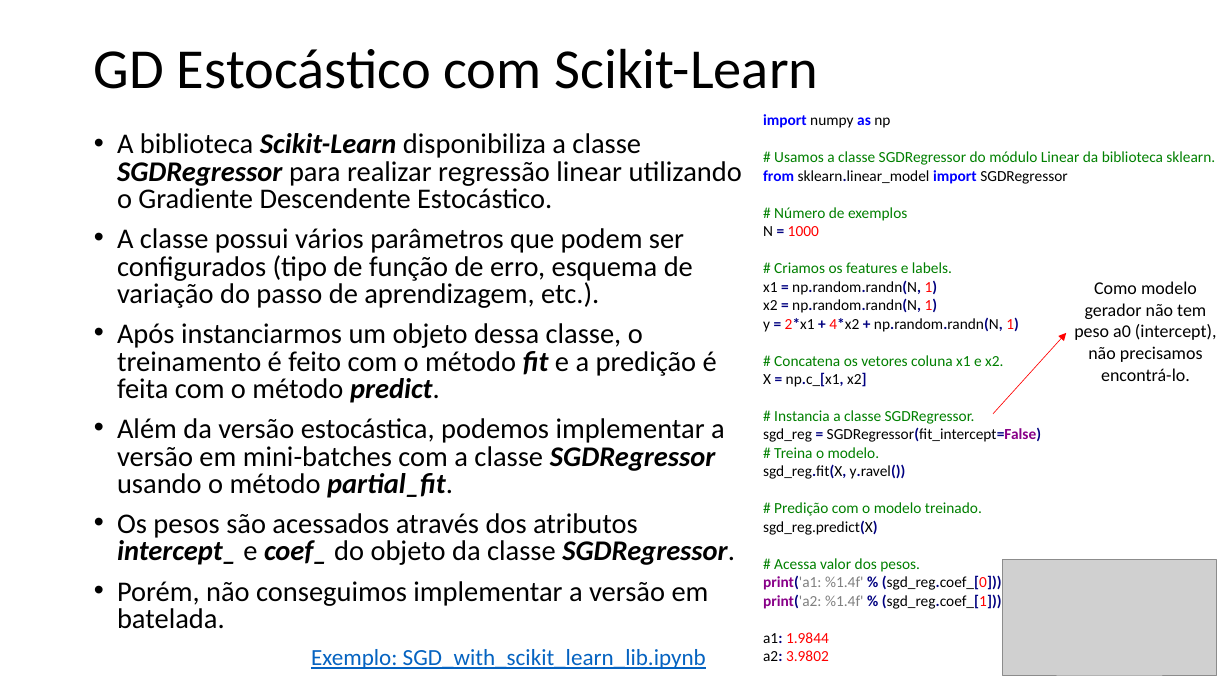
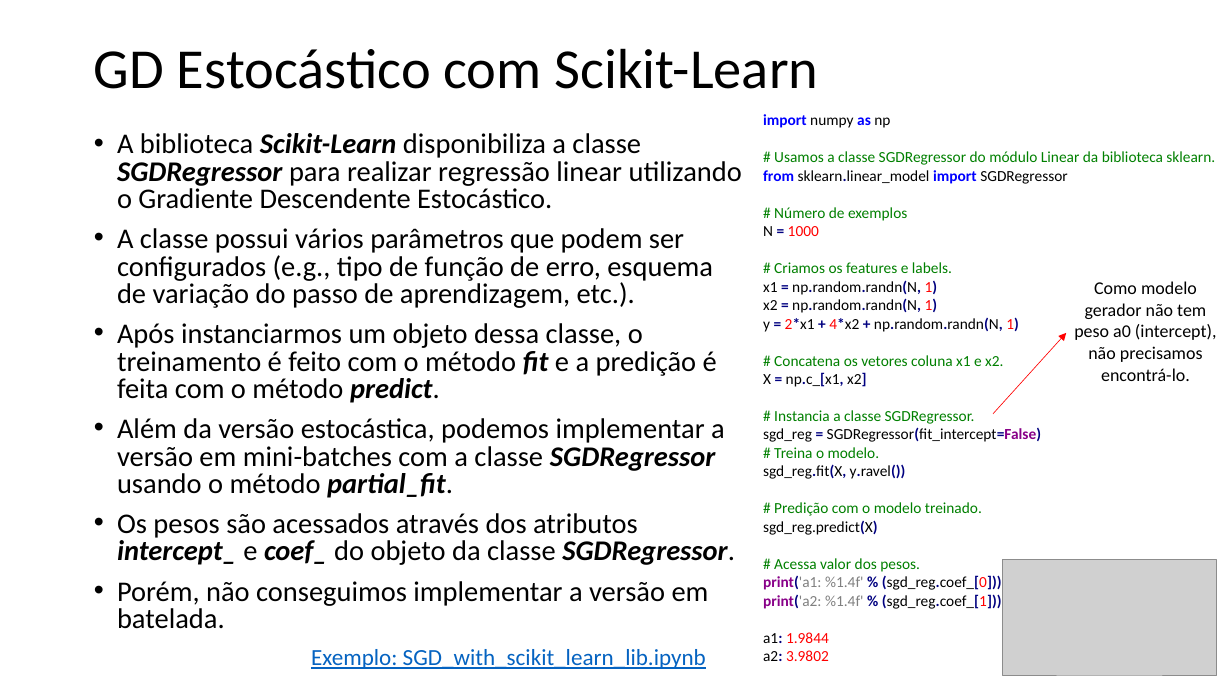
Before and after one commit to zz4fap/t319_aprendizado_de_maquina, a slide deck: slide 13 of slides/T319_Regressão_Linear (Parte II).pptx. Drawn at 1232x693 pixels with LibreOffice and Linux fonts; fonts in the diff are those of the drawing; grey boxes stand for pictures. Boxes give left, top, right and bottom in pixels: in the first picture for what was removed or moved away, otherwise in the second. Text is boxed around its words. In the diff, an @@ line names an element or a change of style, - is before the commit and + after.

```diff
--- a/slides/T319_Regressão_Linear (Parte II).pptx
+++ b/slides/T319_Regressão_Linear (Parte II).pptx
@@ text at (117, 228, 713, 308): text changed @@
-• A classe possui vários parâmetros que podem ser configurados (tipo de função de erro, esquema de variação do passo de aprendizagem, etc.).
+• A classe possui vários parâmetros que podem ser configurados (e.g., tipo de função de erro, esquema de variação do passo de aprendizagem, etc.).
```
Also in this commit, not shown: 1 other slide changed, 1 other file.
